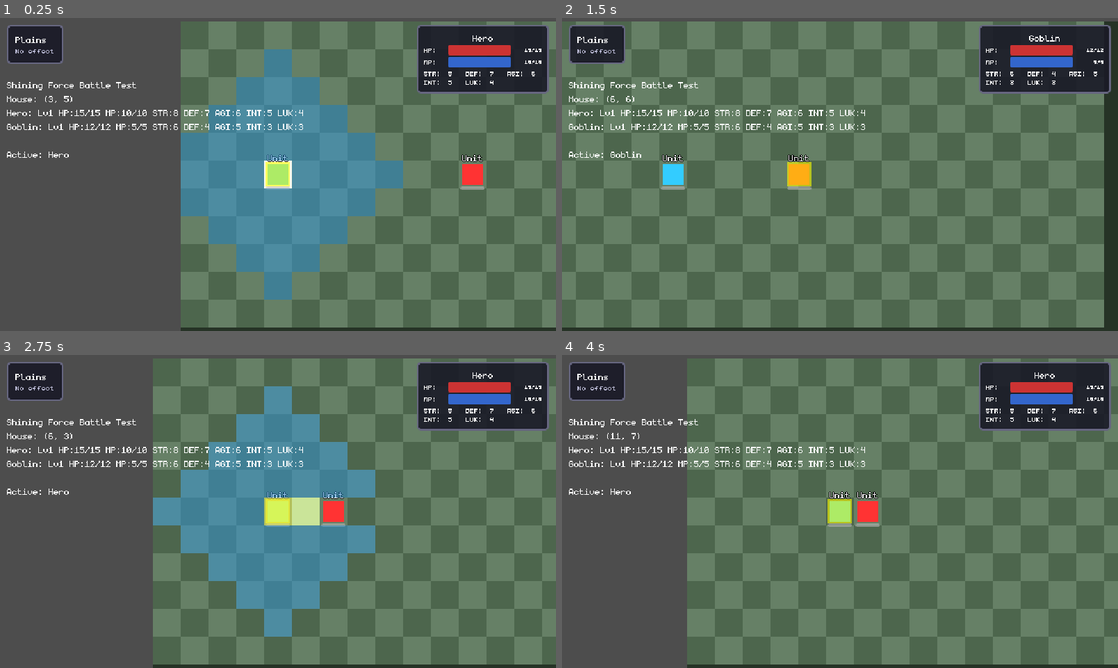
Above: before the commit, frames 1-4 (two rows, left to right).
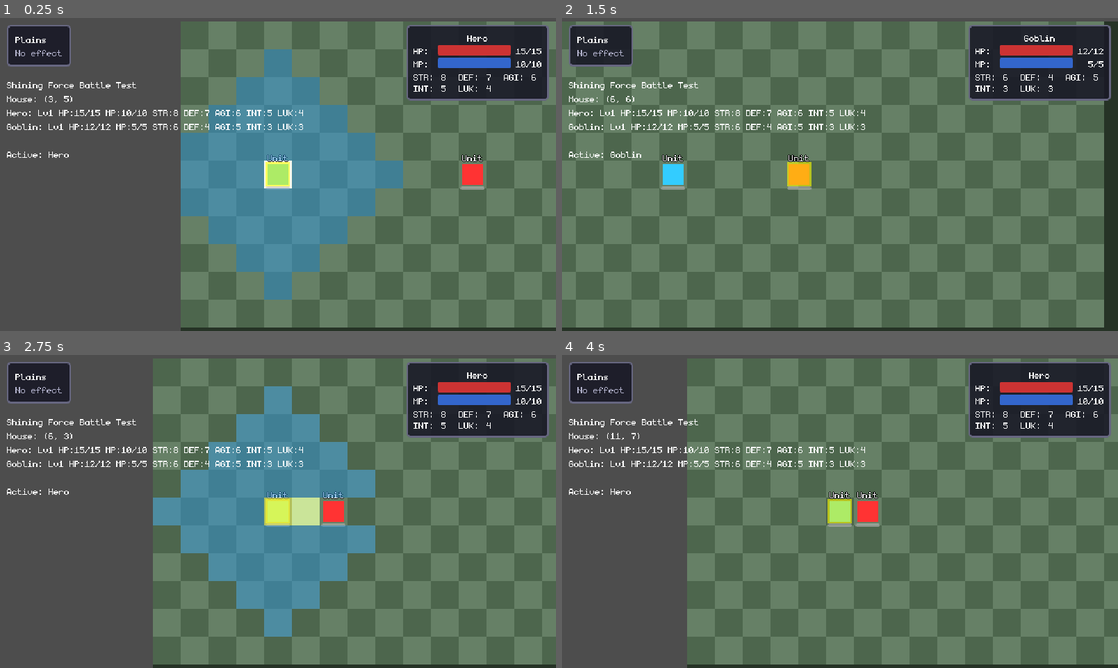
Above: after the commit, the same moments.

Repository: NobleDarkGames/thesparklingfarce
Game: Godot game, scene res://mods/_sandbox/scenes/test_unit.tscn
Same seed, same stepped clock (60 frames per second), same inputs: the game is played once before the commit and once after it.
Inputs (mouse positions are in pixels of both pictures, inside the frame that each line leads up to):
- Up to frame 1 (0.25 s): no input
- Up to frame 2 (1.5 s): tap Enter (ui_accept) at 0.5, 0.77, 1.25 s; move the mouse to (962, 158) at 0.52 s; hold Right (ui_right) 0.53-1.28 s; tap R at 0.6 s; click (962, 158) at 0.67 s; move the mouse to (728, 190) at 1.27 s; hold Down (ui_down) from 1.28 s (still down); tap 1 at 1.35 s
- Up to frame 3 (2.75 s): tap Enter (ui_accept) at 1.52 s; move the mouse to (333, 442) at 2.02 s; release Down (ui_down) at 2.03 s; hold Right (ui_right) from 2.03 s (still down); tap 2 at 2.1 s
- Up to frame 4 (4 s): tap Enter (ui_accept) at 2.75, 3.02, 3.5, 3.77 s; move the mouse to (812, 574) at 2.77 s; release Right (ui_right) at 2.78 s; hold Up (ui_up) 2.78-3.53 s; tap 3 at 2.85 s; click (812, 574) at 2.92 s; move the mouse to (1006, 558) at 3.52 s; hold Left (ui_left) from 3.53 s (still down); tap 4 at 3.6 s

The runs differ from the first frame. In frame 1, 2.2% of the frame differs, in the area x 1-99%, y 2-27%; in frame 2, 2.1%; in frame 3, 2.2%; in frame 4, 2.2%.

Commit message:
fix: Improve pixel font clarity by standardizing to 16pt font sizes
Pixel fonts render most clearly at their design size (16px for Monogram).
Non-standard sizes (10pt, 12pt) cause blurriness due to imperfect pixel
alignment when scaled.

Changes:
- Terrain info panel: 12pt → 16pt for effect label
- Stats panel: All fonts now 16pt (HP/MP labels, values, and combat stats)
- Maintains compact layout while improving readability

Technical note: Monogram font is designed at 16px base size. Using
multiples (16, 32, 48) ensures crisp pixel-perfect rendering at all
viewport scales.

Diff:
--- a/scenes/ui/active_unit_stats_panel.tscn
+++ b/scenes/ui/active_unit_stats_panel.tscn
@@ -83,7 +83,7 @@
 custom_minimum_size = Vector2(24, 0)
 layout_mode = 2
 theme_override_fonts/font = ExtResource("2_font")
-theme_override_font_sizes/font_size = 12
+theme_override_font_sizes/font_size = 16
 text = "HP:"
 
 [node name="HPBar" type="ProgressBar" parent="MarginContainer/VBoxContainer/HPContainer"]
@@ -92,7 +92,7 @@
 layout_mode = 2
 size_flags_horizontal = 3
 theme_override_fonts/font = ExtResource("2_font")
-theme_override_font_sizes/font_size = 10
+theme_override_font_sizes/font_size = 16
 theme_override_styles/background = SubResource("StyleBoxFlat_hp")
 theme_override_styles/fill = SubResource("StyleBoxFlat_hp_fill")
 max_value = 30.0
@@ -104,7 +104,7 @@
 custom_minimum_size = Vector2(32, 0)
 layout_mode = 2
 theme_override_fonts/font = ExtResource("2_font")
-theme_override_font_sizes/font_size = 10
+theme_override_font_sizes/font_size = 16
 text = "25/30"
 horizontal_alignment = 2
 
@@ -116,7 +116,7 @@
 custom_minimum_size = Vector2(24, 0)
 layout_mode = 2
 theme_override_fonts/font = ExtResource("2_font")
-theme_override_font_sizes/font_size = 12
+theme_override_font_sizes/font_size = 16
 text = "MP:"
 
 [node name="MPBar" type="ProgressBar" parent="MarginContainer/VBoxContainer/MPContainer"]
@@ -125,7 +125,7 @@
 layout_mode = 2
 size_flags_horizontal = 3
 theme_override_fonts/font = ExtResource("2_font")
-theme_override_font_sizes/font_size = 10
+theme_override_font_sizes/font_size = 16
 theme_override_styles/background = SubResource("StyleBoxFlat_mp")
 theme_override_styles/fill = SubResource("StyleBoxFlat_mp_fill")
 max_value = 15.0
@@ -137,7 +137,7 @@
 custom_minimum_size = Vector2(32, 0)
 layout_mode = 2
 theme_override_fonts/font = ExtResource("2_font")
-theme_override_font_sizes/font_size = 10
+theme_override_font_sizes/font_size = 16
 text = "10/15"
 horizontal_alignment = 2
 
@@ -152,7 +152,7 @@
 [node name="STRLabel" type="Label" parent="MarginContainer/VBoxContainer/QuickStats/Row1"]
 layout_mode = 2
 theme_override_fonts/font = ExtResource("2_font")
-theme_override_font_sizes/font_size = 12
+theme_override_font_sizes/font_size = 16
 text = "STR:"
 
 [node name="STRValue" type="Label" parent="MarginContainer/VBoxContainer/QuickStats/Row1"]
@@ -160,13 +160,13 @@
 custom_minimum_size = Vector2(12, 0)
 layout_mode = 2
 theme_override_fonts/font = ExtResource("2_font")
-theme_override_font_sizes/font_size = 12
+theme_override_font_sizes/font_size = 16
 text = "8"
 
 [node name="DEFLabel" type="Label" parent="MarginContainer/VBoxContainer/QuickStats/Row1"]
 layout_mode = 2
 theme_override_fonts/font = ExtResource("2_font")
-theme_override_font_sizes/font_size = 12
+theme_override_font_sizes/font_size = 16
 text = "DEF:"
 
 [node name="DEFValue" type="Label" parent="MarginContainer/VBoxContainer/QuickStats/Row1"]
@@ -174,13 +174,13 @@
 custom_minimum_size = Vector2(12, 0)
 layout_mode = 2
 theme_override_fonts/font = ExtResource("2_font")
-theme_override_font_sizes/font_size = 12
+theme_override_font_sizes/font_size = 16
 text = "7"
 
 [node name="AGILabel" type="Label" parent="MarginContainer/VBoxContainer/QuickStats/Row1"]
 layout_mode = 2
 theme_override_fonts/font = ExtResource("2_font")
-theme_override_font_sizes/font_size = 12
+theme_override_font_sizes/font_size = 16
 text = "AGI:"
 
 [node name="AGIValue" type="Label" parent="MarginContainer/VBoxContainer/QuickStats/Row1"]
@@ -188,7 +188,7 @@
 custom_minimum_size = Vector2(12, 0)
 layout_mode = 2
 theme_override_fonts/font = ExtResource("2_font")
-theme_override_font_sizes/font_size = 12
+theme_override_font_sizes/font_size = 16
 text = "6"
 
 [node name="Row2" type="HBoxContainer" parent="MarginContainer/VBoxContainer/QuickStats"]
@@ -198,7 +198,7 @@
 [node name="INTLabel" type="Label" parent="MarginContainer/VBoxContainer/QuickStats/Row2"]
 layout_mode = 2
 theme_override_fonts/font = ExtResource("2_font")
-theme_override_font_sizes/font_size = 12
+theme_override_font_sizes/font_size = 16
 text = "INT:"
 
 [node name="INTValue" type="Label" parent="MarginContainer/VBoxContainer/QuickStats/Row2"]
@@ -206,13 +206,13 @@
 custom_minimum_size = Vector2(12, 0)
 layout_mode = 2
 theme_override_fonts/font = ExtResource("2_font")
-theme_override_font_sizes/font_size = 12
+theme_override_font_sizes/font_size = 16
 text = "5"
 
 [node name="LUKLabel" type="Label" parent="MarginContainer/VBoxContainer/QuickStats/Row2"]
 layout_mode = 2
 theme_override_fonts/font = ExtResource("2_font")
-theme_override_font_sizes/font_size = 12
+theme_override_font_sizes/font_size = 16
 text = "LUK:"
 
 [node name="LUKValue" type="Label" parent="MarginContainer/VBoxContainer/QuickStats/Row2"]
@@ -220,5 +220,5 @@
 custom_minimum_size = Vector2(12, 0)
 layout_mode = 2
 theme_override_fonts/font = ExtResource("2_font")
-theme_override_font_sizes/font_size = 12
+theme_override_font_sizes/font_size = 16
 text = "4"
--- a/scenes/ui/terrain_info_panel.tscn
+++ b/scenes/ui/terrain_info_panel.tscn
@@ -47,6 +47,6 @@
 unique_name_in_owner = true
 layout_mode = 2
 theme_override_fonts/font = ExtResource("2_font")
-theme_override_font_sizes/font_size = 12
+theme_override_font_sizes/font_size = 16
 theme_override_colors/font_color = Color(0.7, 0.7, 0.8, 1)
 text = "No effect"
